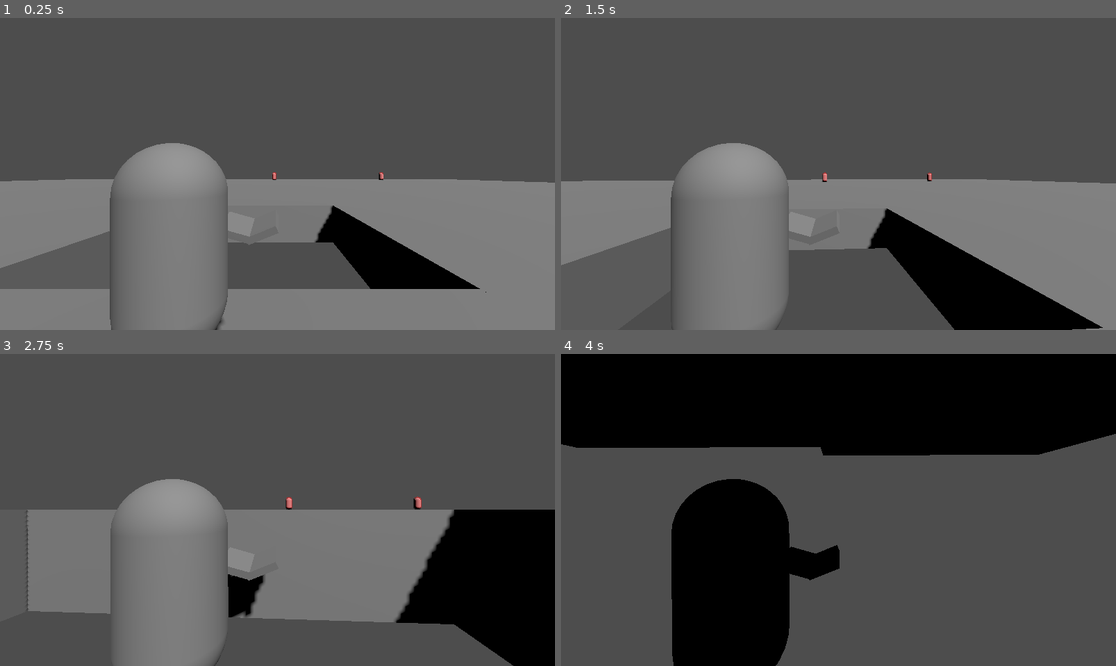
Above: before the commit, frames 1-4 (two rows, left to right).
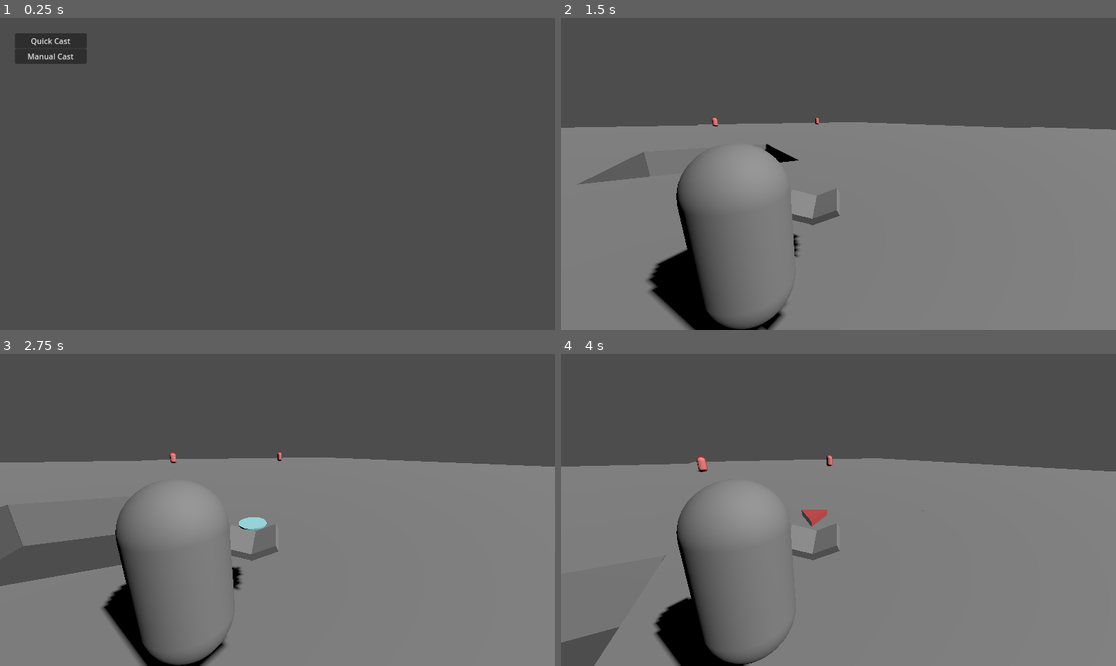
Above: after the commit, the same moments.

Repository: Tuocs/Project-Magic
Game: Godot game, scene res://main_menu.tscn
The game is run twice, just before and just after one commit, with the same random seed, the same clock (stepped at 60 frames per second) and the same inputs. Before the commit the project starts from res://main.tscn.
Inputs (mouse positions are in pixels of both pictures, inside the frame that each line leads up to):
- Up to frame 1 (0.25 s): no input
- Up to frame 2 (1.5 s): click (610, 39) at 0.5 s, where only the run after the commit has a clickable "Quick Cast"; tap Enter at 1.25 s; move the mouse to (866, 174) at 1.27 s; hold W (move_forward) from 1.28 s (still down); tap Alt (edit_magic) at 1.35 s
- Up to frame 3 (2.75 s): keep holding W (move_forward); tap Space (jump) at 1.52, 2.27 s; move the mouse to (249, 510) at 2.02 s; tap 2 (magic_aura) at 2.1 s
- Up to frame 4 (4 s): keep holding W (move_forward); move the mouse to (849, 503) at 2.77 s; tap 4 (magic_blast) at 2.85 s; move the mouse to (832, 516) at 3.52 s; click (832, 516) at 3.6 s; tap Space (jump) at 3.77 s

The runs differ from the first frame. In frame 1, 44% of the frame differs, in the area x 0-100%, y 4-100%; in frame 2, 38%; in frame 3, 42%; in frame 4, 93%, in the area x 0-100%, y 0-100%.

Commit message:
spawners and main menu

Diff:
--- /dev/null
+++ b/Prefabs/spawner.tscn
@@ -0,0 +1,13 @@
+[gd_scene load_steps=3 format=3 uid="uid://d3ap8oroixhpg"]
+
+[ext_resource type="Script" uid="uid://cla5b3tvi32nv" path="res://Scripts/enemy_spawner.gd" id="1_woko2"]
+[ext_resource type="PackedScene" uid="uid://7jfpqutml3jl" path="res://Prefabs/enemy.tscn" id="2_b2yyk"]
+
+[node name="Spawner" type="Node3D"]
+script = ExtResource("1_woko2")
+enemy_scene = ExtResource("2_b2yyk")
+target_enemy_count = 5
+
+[node name="Timer" type="Timer" parent="."]
+
+[connection signal="timeout" from="Timer" to="." method="_on_timer_timeout"]
--- a/main.tscn
+++ b/Scenes/main.tscn
@@ -1,6 +1,6 @@
 [gd_scene load_steps=6 format=3 uid="uid://c1oiapt4kpdis"]
 
-[ext_resource type="PackedScene" uid="uid://5uw668wgs67x" path="res://Prefabs/manual_cast_player.tscn" id="2_0xm2m"]
+[ext_resource type="PackedScene" uid="uid://d3ap8oroixhpg" path="res://Prefabs/spawner.tscn" id="2_0xm2m"]
 [ext_resource type="PackedScene" uid="uid://7jfpqutml3jl" path="res://Prefabs/enemy.tscn" id="4_lquwl"]
 
 [sub_resource type="NavigationMesh" id="NavigationMesh_h2yge"]
@@ -68,5 +68,23 @@
 transform = Transform3D(1, 0, 0, 0, 1, 0, 0, 0, 1, 30, 0, -50)
 shield_type = 1
 
-[node name="Player" parent="." instance=ExtResource("2_0xm2m")]
-transform = Transform3D(1, 0, 0, 0, 1, 0, 0, 0, 1, 0, 0, 5)
+[node name="Spawner" parent="." instance=ExtResource("2_0xm2m")]
+transform = Transform3D(1, 0, 0, 0, 1, 0, 0, 0, 1, -51, 0, -43)
+
+[node name="Spawner2" parent="." instance=ExtResource("2_0xm2m")]
+transform = Transform3D(1, 0, 0, 0, 1, 0, 0, 0, 1, 31, 0, -20)
+
+[node name="Spawner3" parent="." instance=ExtResource("2_0xm2m")]
+transform = Transform3D(1, 0, 0, 0, 1, 0, 0, 0, 1, 11, 0, -50)
+
+[node name="Spawner4" parent="." instance=ExtResource("2_0xm2m")]
+transform = Transform3D(1, 0, 0, 0, 1, 0, 0, 0, 1, -14, 0, -25)
+
+[node name="Spawner5" parent="." instance=ExtResource("2_0xm2m")]
+transform = Transform3D(1, 0, 0, 0, 1, 0, 0, 0, 1, -57, 0, -27)
+
+[node name="Spawner6" parent="." instance=ExtResource("2_0xm2m")]
+transform = Transform3D(1, 0, 0, 0, 1, 0, 0, 0, 1, 49, 0, -20)
+
+[node name="Spawner7" parent="." instance=ExtResource("2_0xm2m")]
+transform = Transform3D(1, 0, 0, 0, 1, 0, 0, 0, 1, 44, 0, -54)
--- /dev/null
+++ b/Scenes/manual_cast_main.tscn
@@ -0,0 +1,9 @@
+[gd_scene load_steps=3 format=3 uid="uid://cmh0q5ls4y21q"]
+
+[ext_resource type="PackedScene" uid="uid://c1oiapt4kpdis" path="res://Scenes/main.tscn" id="1_fetk5"]
+[ext_resource type="PackedScene" uid="uid://5uw668wgs67x" path="res://Prefabs/manual_cast_player.tscn" id="2_a1rqv"]
+
+[node name="Main" instance=ExtResource("1_fetk5")]
+
+[node name="Player" parent="." index="10" instance=ExtResource("2_a1rqv")]
+transform = Transform3D(1, 0, 0, 0, 1, 0, 0, 0, 1, 0, 0, 9)
--- /dev/null
+++ b/Scenes/quick_cast_main.tscn
@@ -0,0 +1,9 @@
+[gd_scene load_steps=3 format=3 uid="uid://b45fieohufsan"]
+
+[ext_resource type="PackedScene" uid="uid://c1oiapt4kpdis" path="res://Scenes/main.tscn" id="1_yi3fc"]
+[ext_resource type="PackedScene" uid="uid://bat6v7klylgnx" path="res://Prefabs/quick_cast_player.tscn" id="2_46yjc"]
+
+[node name="Main" instance=ExtResource("1_yi3fc")]
+
+[node name="Player" parent="." index="10" instance=ExtResource("2_46yjc")]
+transform = Transform3D(1, 0, 0, 0, 1, 0, 0, 0, 1, 0, 0, 13)
--- /dev/null
+++ b/Scripts/enemy_spawner.gd
@@ -0,0 +1,23 @@
+extends Node3D
+
+@export var enemy_scene: PackedScene
+@export var target_enemy_count: int
+@onready var my_timer = $Timer # Assuming your Timer node is named "Timer"
+
+func _ready():
+	my_timer.wait_time = randi_range(8,20)
+	my_timer.start()
+
+func _on_timer_timeout() -> void:
+	print("timer")
+	my_timer.wait_time = randi_range(4,10)
+	var collectibles_in_scene: Array[Node] = get_tree().get_nodes_in_group("Enemy")
+	var count: int = collectibles_in_scene.size()
+	if count < target_enemy_count:
+		spawn_enemy()
+
+func spawn_enemy():
+	var spwn = enemy_scene.instantiate()
+	add_child(spwn)
+	spwn.global_position = global_position
+	spwn.transform.basis = global_transform.basis
--- /dev/null
+++ b/Scripts/main_menu.gd
@@ -0,0 +1,21 @@
+extends Control
+
+var Level1
+var Level2
+
+# Called when the node enters the scene tree for the first time.
+func _ready() -> void:
+	Level1 = preload("res://Scenes/quick_cast_main.tscn")
+	Level2 = preload("res://Scenes/manual_cast_main.tscn")
+
+# Called every frame. 'delta' is the elapsed time since the previous frame.
+func _process(delta: float) -> void:
+	pass
+
+
+func _on_button_pressed() -> void:
+	get_tree().change_scene_to_packed(Level1)
+
+
+func _on_button_2_pressed() -> void:
+	get_tree().change_scene_to_packed(Level2)
--- /dev/null
+++ b/main_menu.tscn
@@ -0,0 +1,31 @@
+[gd_scene load_steps=2 format=3 uid="uid://o2ygfbwk5t5y"]
+
+[ext_resource type="Script" uid="uid://c0e144r7ea63t" path="res://Scripts/main_menu.gd" id="1_06t4h"]
+
+[node name="Menu" type="Control"]
+layout_mode = 3
+anchors_preset = 15
+anchor_right = 1.0
+anchor_bottom = 1.0
+grow_horizontal = 2
+grow_vertical = 2
+script = ExtResource("1_06t4h")
+
+[node name="Button" type="Button" parent="."]
+layout_mode = 0
+offset_left = 31.0
+offset_top = 32.0
+offset_right = 180.0
+offset_bottom = 62.0
+text = "Quick Cast"
+
+[node name="Button2" type="Button" parent="."]
+layout_mode = 0
+offset_left = 31.0
+offset_top = 64.0
+offset_right = 180.0
+offset_bottom = 94.0
+text = "Manual Cast"
+
+[connection signal="pressed" from="Button" to="." method="_on_button_pressed"]
+[connection signal="pressed" from="Button2" to="." method="_on_button_2_pressed"]
--- a/project.godot
+++ b/project.godot
@@ -11,7 +11,7 @@
 [application]
 
 config/name="Quick Cast Magic"
-run/main_scene="uid://c1oiapt4kpdis"
+run/main_scene="uid://o2ygfbwk5t5y"
 config/features=PackedStringArray("4.5", "Forward Plus")
 config/icon="res://Assets/icon.svg"
 
Not shown, added: Scripts/enemy_spawner.gd.uid
Not shown, added: Scripts/main_menu.gd.uid
